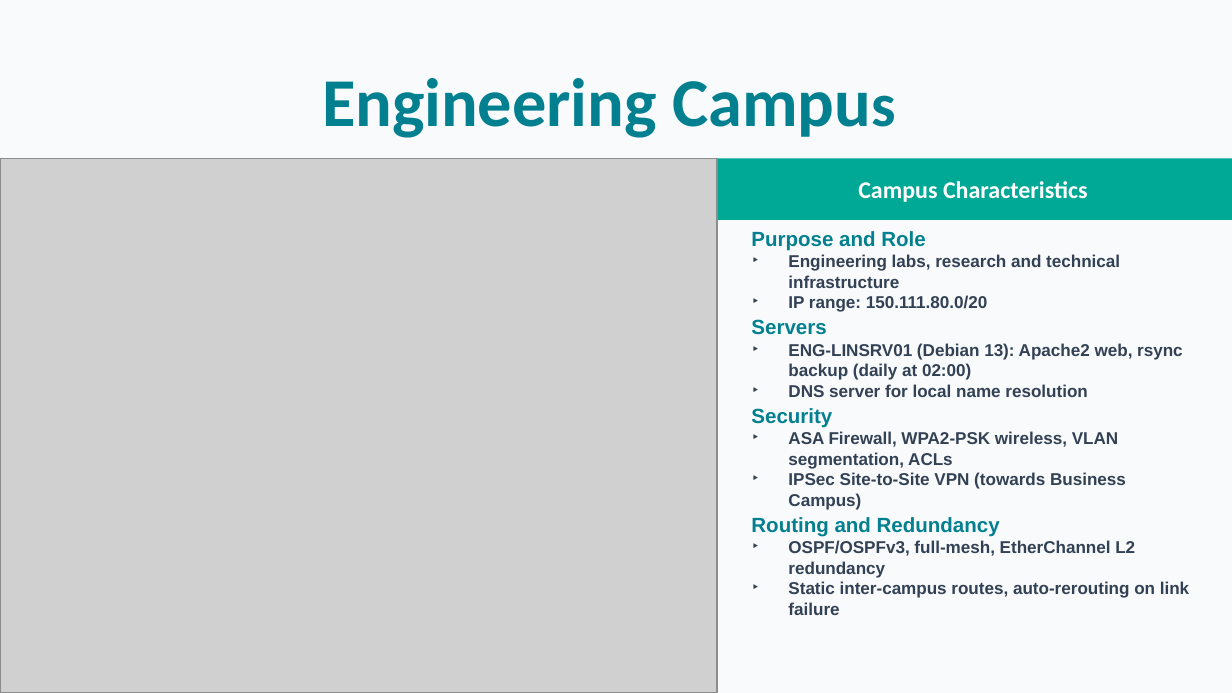
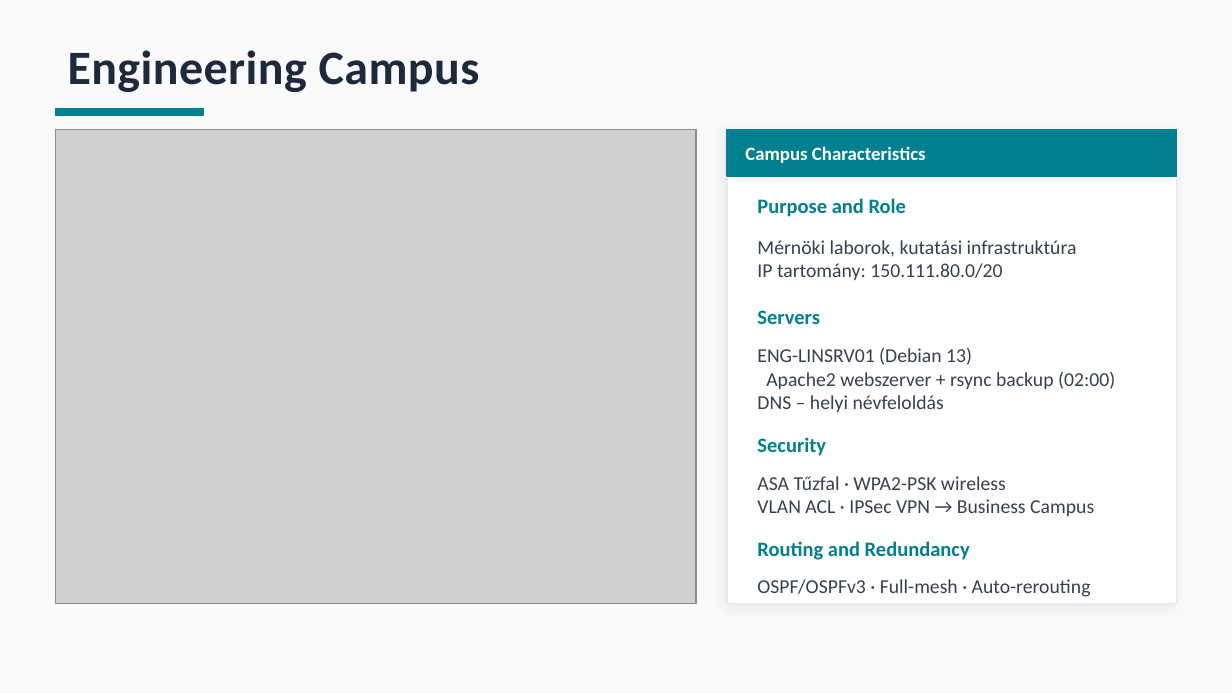
Before and after one commit to brautigampeter/Peters-n-Johnsons-Tech, a slide deck: slide 7 of PnJT - Háromkampuszos Egyetemi Hálózat prezentáció - English.pptx (slide 6 before the commit). Drawn at 1232x693 pixels with LibreOffice and Linux fonts; fonts in the diff are those of the drawing; grey boxes stand for pictures. Boxes give left, top, right and bottom in pixels: in the first picture for what was removed or moved away, otherwise in the second. Text is boxed around its words. In the diff, an @@ line names an element or a change of style, - is before the commit and + after.

```diff
--- a/PnJT - Háromkampuszos Egyetemi Hálózat prezentáció - English.pptx
+++ b/PnJT - Háromkampuszos Egyetemi Hálózat prezentáció - English.pptx
@@ text "Engineering Campus": place and size @@
-text "Engineering Campus" at box(322, 78, 657, 138)
+text "Engineering Campus" at box(68, 50, 480, 92)
@@ text "Engineering Campus" at box(68, 50, 480, 92): size 40 to 28 pt, text colour #028090 to #1E293B, letter spacing 0 to 0.3 pt; size 36 to 28 pt in "Campus"; alignment centre to left @@
@@ rectangle added at box(55, 108, 203, 116), fill #028090, outline #028090 1 pt @@
@@ picture: place and size @@
-picture at box(0, 159, 717, 693)
+picture at box(55, 129, 696, 604)
@@ rectangle: place and size @@
-rectangle at box(715, 159, 1232, 221)
+rectangle at box(727, 129, 1177, 176)
@@ rectangle at box(727, 129, 1177, 176): fill #00A896 to #028090; outline none to #028090 1 pt @@
@@ rectangle added at box(727, 129, 1177, 604), fill #FFFFFF, outline #E2E8F0 1 pt @@
@@ text "Campus Characteristics": place and size @@
-text "Campus Characteristics" at box(858, 181, 1088, 202)
+text "Campus Characteristics" at box(745, 146, 926, 163)
@@ text "Campus Characteristics" at box(745, 146, 926, 163): size 14 to 11 pt; alignment centre to left @@
@@ text added at box(757, 198, 907, 217), 12 pt, text #028090, bold @@
+Purpose and Role
@@ text removed at box(751, 231, 1189, 615) @@
-Purpose and Role
-‣ Engineering labs, research and technical infrastructure
-‣ IP range: 150.111.80.0/20
-Servers
-‣ ENG-LINSRV01 (Debian 13): Apache2 web, rsync backup (daily at 02:00)
-‣ DNS server for local name resolution
-Security
-‣ ASA Firewall, WPA2-PSK wireless, VLAN segmentation, ACLs
-‣ IPSec Site-to-Site VPN (towards Business Campus)
-Routing and Redundancy
-‣ OSPF/OSPFv3, full-mesh, EtherChannel L2 redundancy
-‣ Static inter-campus routes, auto-rerouting on link failure
@@ text added at box(757, 240, 1077, 280), 11.5 pt, text #334155 @@
+Mérnöki laborok, kutatási infrastruktúra
+IP tartomány: 150.111.80.0/20
@@ text added at box(757, 310, 820, 324), 12 pt, text #028090, bold @@
+Servers
@@ text added at box(757, 348, 1115, 412), 11.5 pt, text #334155 @@
+ENG-LINSRV01 (Debian 13)
+Apache2 webszerver + rsync backup (02:00)
+DNS – helyi névfeloldás
@@ text added at box(757, 437, 826, 456), 12 pt, text #028090, bold @@
+Security
@@ text added at box(757, 476, 1094, 516), 11.5 pt, text #334155 @@
+ASA Tűzfal · WPA2-PSK wireless
+VLAN ACL · IPSec VPN → Business Campus
@@ text added at box(757, 541, 970, 560), 12 pt, text #028090, bold @@
+Routing and Redundancy
@@ text added at box(757, 579, 1091, 597), 11.5 pt, text #334155 @@
+OSPF/OSPFv3 · Full-mesh · Auto-rerouting
```
Also in this commit, not shown: 5 other slides changed, 17 slides added, 7 slides removed, 1 other file.
